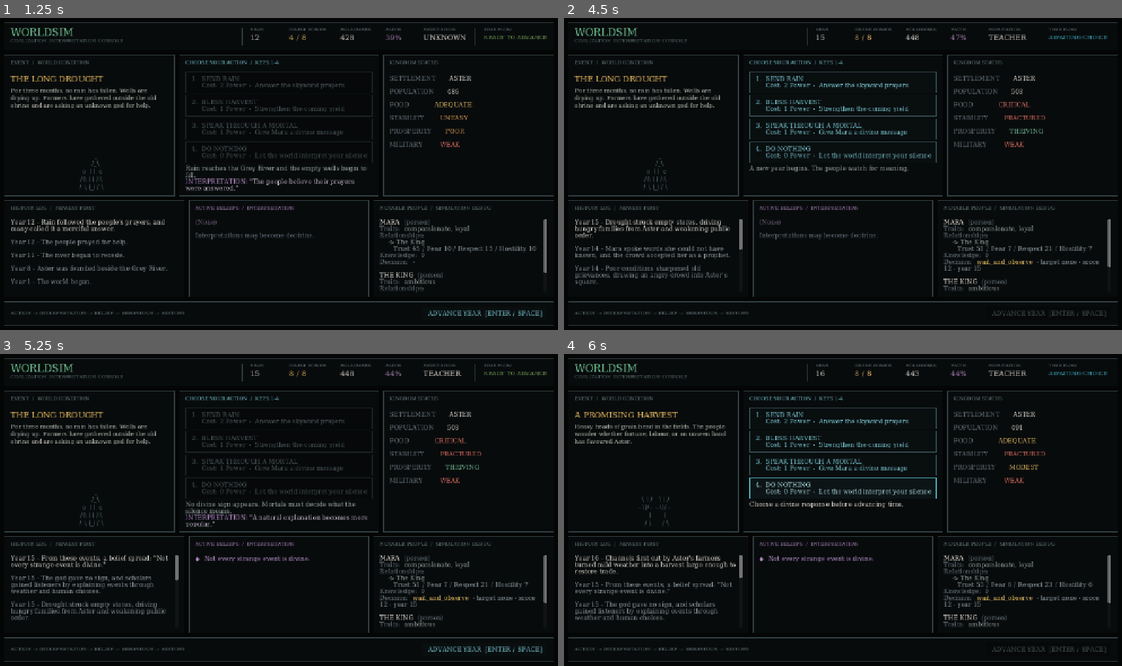
Above: before the commit, frames 1-4 (two rows, left to right).
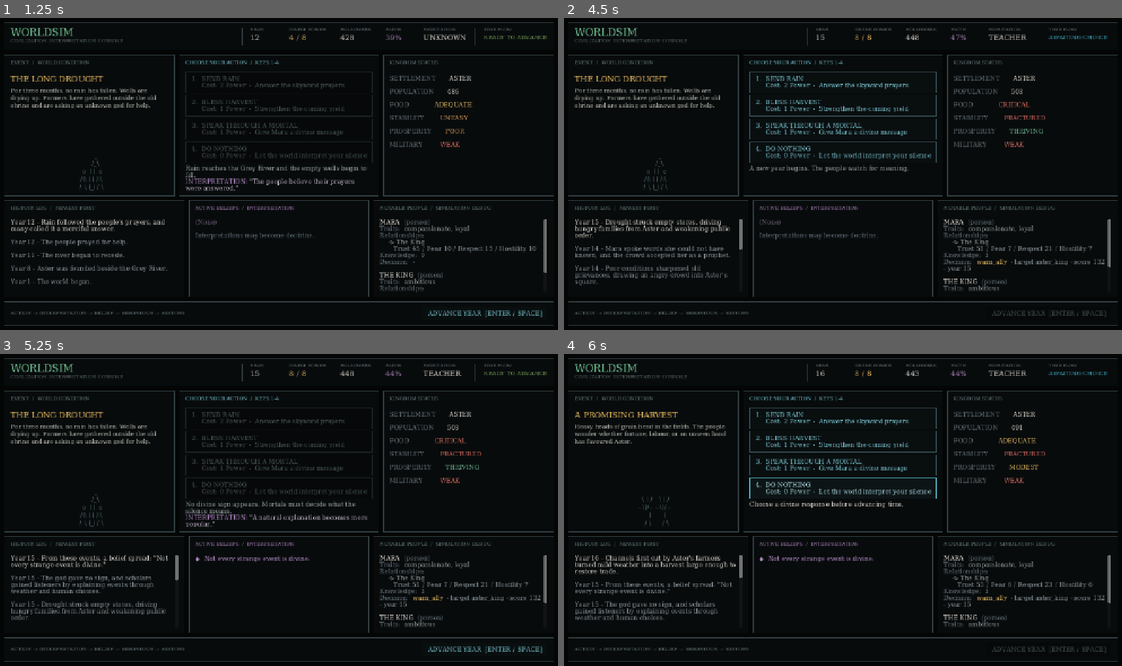
Above: after the commit, the same moments.

Repository: kangyl1/worldsim
Game: Godot game, scene res://Main.tscn
Same seed, same stepped clock (60 frames per second), same inputs: the game is played once before the commit and once after it.
Inputs:
- Up to frame 1 (1.25 s): click "1. SEND RAIN Cost: 2 Power · …" at 0.5 s
- Up to frame 2 (4.5 s): click "ADVANCE YEAR [ENTER / SPACE]" at 1.25 s; click "2. BLESS HARVEST Cost: 1 Powe…" at 2 s; click "ADVANCE YEAR [ENTER / SPACE]" at 2.75 s; click "3. SPEAK THROUGH A MORTAL Cos…" at 3.5 s; click "ADVANCE YEAR [ENTER / SPACE]" at 4.25 s
- Up to frame 3 (5.25 s): click "4. DO NOTHING Cost: 0 Power ·…" at 5 s
- Up to frame 4 (6 s): tap Enter at 5.75, 5.85 s

Frame 1 is identical in both runs. In frame 2, 0.3% of the frame differs, in the area x 68-97%, y 75-82%; in frame 3, 0.3%; in frame 4, 0.3%.

Commit message:
Add knowledge generation from existing events
Let the three existing events teach notable entities one canonical fact
each, closing the upstream gap that left the world with no knowledge and
therefore no decisions beyond the fallback.

  drought       -> aster_food_shortage  (topic food_shortage)
  unrest        -> aster_unrest         (topic danger_unrest)
  good_harvest  -> aster_surplus        (topic surplus)

Generation is outcome-aware: conditions are read from world state after
the event handler and clamping have run, so an event the world absorbed
teaches nothing. A drought the wells covered, or unrest the council
settled, creates no belief.

Every notable entity witnesses these public events directly at confidence
90 through learn_direct_knowledge(), which already upserts by stable id.
Repeat observations therefore refresh the same record, preserving the
original year_learned while renewing confidence and freshness, instead of
accumulating duplicates. Nothing rewrites or deletes a stale belief;
existing aging handles that.

Facts flow through the already-built pipeline unchanged: they spread as
rumors at degraded confidence and make warn_ally and send_aid eligible.
No decisions, relationships, or statistics are touched here.

Adds a deterministic suite covering generation, recipients, confidence,
absorbed events, refresh-not-duplicate, rumor spread, decision
eligibility, and a 16-year loop that seeds itself with no hand-placed
knowledge. The suite counts completed tests, because a failed Godot
assert aborts only its own function and would otherwise still report a
pass.

Co-Authored-By: Claude Opus 5 <noreply@anthropic.com>

Diff:
--- a/scripts/world_sim.gd
+++ b/scripts/world_sim.gd
@@ -80,6 +80,43 @@
 		"title": "VOICES IN THE SQUARE",
 		"description": "Empty cupboards have sharpened old grudges. A crowd gathers before the storehouse. Some demand justice; others demand a sign.",
 		"ascii": "  o  o  o  o\n /|\\/|\\/|\\/|\\\n / \\/ \\/ \\/ \\"
+	}
+}
+
+# Canonical facts that existing events can make publicly observable. Conditions
+# are checked against world state AFTER the event handler and clamping have run,
+# so an event the world absorbed teaches nothing. Every notable entity witnesses
+# these directly; nothing here creates decisions, relationships, or statistics.
+const EVENT_KNOWLEDGE := {
+	"drought": {
+		"id": "aster_food_shortage",
+		"subject_id": "aster",
+		"topic": "food_shortage",
+		"claim": "Aster does not have enough food",
+		"confidence": 90,
+		"truth_state": "true",
+		"fresh_for_years": 3,
+		"conditions": [{"field": "food_level", "op": "lte", "value": 1}]
+	},
+	"unrest": {
+		"id": "aster_unrest",
+		"subject_id": "aster",
+		"topic": "danger_unrest",
+		"claim": "Order is breaking down in Aster",
+		"confidence": 90,
+		"truth_state": "true",
+		"fresh_for_years": 3,
+		"conditions": [{"field": "stability_level", "op": "lte", "value": 0}]
+	},
+	"good_harvest": {
+		"id": "aster_surplus",
+		"subject_id": "aster",
+		"topic": "surplus",
+		"claim": "Aster's stores are full again",
+		"confidence": 90,
+		"truth_state": "true",
+		"fresh_for_years": 3,
+		"conditions": [{"field": "food_level", "op": "gte", "value": 2}]
 	}
 }
 
@@ -170,6 +207,7 @@
 	state.last_interpretation = ""
 	state.last_interpretation_id = ""
 	state.clamp_values()
+	state.last_event_knowledge = tick_event_knowledge()
 	state_changed.emit()
 	return {"ok": true, "message": state.last_result}
 
@@ -295,6 +333,96 @@
 	return made
 
 
+func tick_event_knowledge() -> Array[Dictionary]:
+	# Turns the current event into one canonical fact, learned directly by every
+	# notable entity. Repeat observations refresh the same stable knowledge id.
+	var learned: Array[Dictionary] = []
+	var template: Dictionary = EVENT_KNOWLEDGE.get(state.current_event_id, {})
+	if template.is_empty():
+		return learned
+	for condition: Dictionary in template.get("conditions", []):
+		if not _event_condition_met(condition):
+			return learned
+	var knowledge_id := str(template["id"])
+	var fact := {
+		"id": knowledge_id,
+		"subject_id": str(template["subject_id"]),
+		"topic": str(template["topic"]),
+		"claim": str(template["claim"]),
+		"confidence": int(template["confidence"]),
+		"truth_state": str(template["truth_state"]),
+		"objective_truth_state": str(template["truth_state"]),
+		"fresh_for_years": int(template["fresh_for_years"])
+	}
+	var entity_ids: Array = state.notable_entities.keys()
+	entity_ids.sort()
+	for entity_id_value in entity_ids:
+		var entity_id := str(entity_id_value)
+		var refreshed := state.has_knowledge(entity_id, knowledge_id)
+		var record := state.learn_direct_knowledge(entity_id, fact)
+		if record.is_empty():
+			continue
+		learned.append({
+			"entity_id": entity_id,
+			"knowledge_id": knowledge_id,
+			"event_id": state.current_event_id,
+			"topic": str(record["topic"]),
+			"confidence": int(record["confidence"]),
+			"year": state.year,
+			"refreshed": refreshed
+		})
+	_log_event_knowledge(learned)
+	return learned
+
+
+func _event_condition_met(condition: Dictionary) -> bool:
+	var left := _event_state_value(str(condition["field"]))
+	var right := int(condition["value"])
+	match str(condition["op"]):
+		"gte":
+			return left >= right
+		"lte":
+			return left <= right
+		"eq":
+			return left == right
+	return false
+
+
+func _event_state_value(field: String) -> int:
+	match field:
+		"food_level":
+			return state.food_level
+		"stability_level":
+			return state.stability_level
+		"prosperity_level":
+			return state.prosperity_level
+		"military_level":
+			return state.military_level
+		"faith":
+			return state.faith
+		"population":
+			return state.population
+	return 0
+
+
+func _log_event_knowledge(learned: Array[Dictionary]) -> void:
+	if not debug_logging_enabled or learned.is_empty():
+		return
+	var first: Dictionary = learned[0]
+	var names: Array[String] = []
+	for entry: Dictionary in learned:
+		names.append(str(entry["entity_id"]))
+	print("[Worldsim][Year %d][Event Knowledge] event=%s fact=%s topic=%s confidence=%d %s=%s" % [
+		state.year,
+		str(first["event_id"]),
+		str(first["knowledge_id"]),
+		str(first["topic"]),
+		int(first["confidence"]),
+		"refreshed_for" if bool(first["refreshed"]) else "learned_by",
+		", ".join(names)
+	])
+
+
 func evaluate_decisions(actor_id: String) -> Array[Dictionary]:
 	return decision_rules.evaluate_decisions(state, actor_id)
 
--- a/scripts/world_state.gd
+++ b/scripts/world_state.gd
@@ -94,6 +94,7 @@
 var last_relationship_changes: Array[Dictionary] = []
 var last_knowledge_shares: Array[Dictionary] = []
 var knowledge_events: Array[Dictionary] = []
+var last_event_knowledge: Array[Dictionary] = []
 var last_decisions: Array[Dictionary] = []
 var decisions: Array[Dictionary] = []
 var decision_archive: Array[Dictionary] = []
--- /dev/null
+++ b/tests/event_knowledge_test.gd
@@ -0,0 +1,200 @@
+extends SceneTree
+
+const WorldSimulationScript = preload("res://scripts/world_sim.gd")
+
+const DIRECT_CONFIDENCE := 90
+const EXPECTED_TESTS := 8
+
+var completed := 0
+
+
+func _init() -> void:
+	_test_drought_generates_fact()
+	_test_absorbed_event_teaches_nothing()
+	_test_repeat_refreshes_same_record()
+	_test_generated_fact_spreads_as_rumor()
+	_test_unrest_unlocks_warn_ally()
+	_test_shortage_unlocks_send_aid()
+	_test_surplus_requires_real_surplus()
+	_test_end_to_end_event_to_decision()
+	if completed != EXPECTED_TESTS:
+		push_error("Event knowledge suite incomplete: %d of %d tests finished." % [
+			completed, EXPECTED_TESTS
+		])
+		print("EVENT KNOWLEDGE TEST FAILED: %d of %d tests finished." % [completed, EXPECTED_TESTS])
+		quit(1)
+		return
+	print("EVENT KNOWLEDGE TEST PASSED: events teach, repeats refresh, beliefs reach decisions.")
+	quit(0)
+
+
+func _test_drought_generates_fact() -> void:
+	var simulation = _new_simulation()
+	simulation.state.food_level = 0
+	simulation.state.current_event_id = "drought"
+
+	var learned: Array[Dictionary] = simulation.tick_event_knowledge()
+	assert(learned.size() == 2, "every notable entity should witness a public event")
+	for entity_id in ["aster_king", "mara"]:
+		var record: Dictionary = simulation.state.get_knowledge(str(entity_id), "aster_food_shortage")
+		assert(not record.is_empty(), "%s should have learned the shortage" % entity_id)
+		assert(int(record["confidence"]) == DIRECT_CONFIDENCE)
+		assert(str(record["subject_id"]) == "aster")
+		assert(str(record["topic"]) == "food_shortage")
+		assert(str(record["source_type"]) == "direct")
+		assert(str(record["source_id"]) == str(entity_id), "a witness is its own source")
+		assert(int(record["transmission_count"]) == 0)
+		assert(str(record["objective_truth_state"]) == "true")
+		assert(not bool(record["is_outdated"]))
+	print("  DROUGHT: both witnesses learned aster_food_shortage at %d." % DIRECT_CONFIDENCE)
+	completed += 1
+
+
+func _test_absorbed_event_teaches_nothing() -> void:
+	# A drought the wells absorbed leaves food intact, so there is nothing to learn.
+	var simulation = _new_simulation()
+	simulation.state.food_level = 3
+	simulation.state.current_event_id = "drought"
+	assert(simulation.tick_event_knowledge().is_empty())
+	assert(simulation.state.get_all_knowledge("mara").is_empty())
+
+	# Unrest settled by the council leaves stability standing.
+	simulation.state.stability_level = 2
+	simulation.state.current_event_id = "unrest"
+	assert(simulation.tick_event_knowledge().is_empty())
+	assert(simulation.state.get_all_knowledge("mara").is_empty())
+	print("  ABSORBED: an event the world withstood generates no belief.")
+	completed += 1
+
+
+func _test_repeat_refreshes_same_record() -> void:
+	var simulation = _new_simulation()
+	simulation.state.food_level = 0
+	simulation.state.current_event_id = "drought"
+
+	var first: Array[Dictionary] = simulation.tick_event_knowledge()
+	assert(not bool(first[0]["refreshed"]))
+	var learned_year: int = int(simulation.state.get_knowledge("mara", "aster_food_shortage")["year_learned"])
+
+	# Age the belief past its freshness window, then witness the shortage again.
+	simulation.state.year += 4
+	simulation.state.age_knowledge()
+	var stale: Dictionary = simulation.state.get_knowledge("mara", "aster_food_shortage")
+	assert(int(stale["confidence"]) < DIRECT_CONFIDENCE, "the belief should have decayed first")
+
+	var second: Array[Dictionary] = simulation.tick_event_knowledge()
+	assert(bool(second[0]["refreshed"]), "a repeat must refresh rather than announce a new fact")
+	assert(simulation.state.get_all_knowledge("mara").size() == 1, "no duplicate record may appear")
+	var refreshed: Dictionary = simulation.state.get_knowledge("mara", "aster_food_shortage")
+	assert(str(refreshed["id"]) == "aster_food_shortage", "the stable id must be reused")
+	assert(int(refreshed["year_learned"]) == learned_year, "first learning year must survive")
+	assert(int(refreshed["last_updated_year"]) == simulation.state.year)
+	assert(int(refreshed["confidence"]) == DIRECT_CONFIDENCE)
+	assert(not bool(refreshed["is_outdated"]))
+	print("  REPEAT: same id refreshed to %d, learned year %d preserved." % [
+		int(refreshed["confidence"]), learned_year
+	])
+	completed += 1
+
+
+func _test_generated_fact_spreads_as_rumor() -> void:
+	var simulation = _new_simulation()
+	simulation.state.food_level = 0
+	simulation.state.current_event_id = "drought"
+	simulation.tick_event_knowledge()
+
+	# A newcomer who never witnessed the drought can only hear about it.
+	assert(simulation.state.add_notable_entity("grey_merchant", "The Grey Merchant", "person", []))
+	assert(simulation.state.set_relationship("mara", "grey_merchant", {
+		"trust": 80,
+		"fear": 0,
+		"respect": 40,
+		"hostility": 0
+	}))
+	assert(not simulation.state.has_knowledge("grey_merchant", "aster_food_shortage"))
+
+	var result: Dictionary = simulation.share_knowledge("mara", "grey_merchant", "aster_food_shortage")
+	assert(bool(result["allowed"]), "the existing rumor system should carry a generated fact")
+	var received: Dictionary = simulation.state.get_knowledge("grey_merchant", "aster_food_shortage")
+	assert(int(received["confidence"]) < DIRECT_CONFIDENCE, "hearsay must cost confidence")
+	assert(str(received["source_type"]) == "rumor")
+	assert(str(received["source_id"]) == "mara")
+	assert(int(received["transmission_count"]) == 1)
+	print("  RUMOR: generated fact travelled Mara %d -> Merchant %d." % [
+		DIRECT_CONFIDENCE, int(received["confidence"])
+	])
+	completed += 1
+
+
+func _test_unrest_unlocks_warn_ally() -> void:
+	var simulation = _new_simulation()
+	simulation.state.stability_level = 0
+	simulation.state.current_event_id = "unrest"
+	assert(simulation.choose_decision("mara")["decision_type"] == "wait_and_observe",
+		"nothing is known before the event")
+
+	simulation.tick_event_knowledge()
+	var decision: Dictionary = simulation.choose_decision("mara")
+	assert(decision["decision_type"] == "warn_ally", "a loyal witness should warn her ally")
+	assert(str(decision["target_id"]) == "aster_king")
+	assert(str(decision["knowledge_used"][0]["knowledge_id"]) == "aster_unrest")
+	print("  UNREST: Mara moves from wait_and_observe to warn_ally at score %d." % int(decision["score"]))
+	completed += 1
+
+
+func _test_shortage_unlocks_send_aid() -> void:
+	var simulation = _new_simulation()
+	simulation.state.food_level = 0
+	simulation.state.current_event_id = "drought"
+	simulation.tick_event_knowledge()
+
+	var decision: Dictionary = simulation.choose_decision("mara")
+	assert(decision["decision_type"] == "send_aid")
+	assert(str(decision["target_id"]) == "aster")
+	assert(str(decision["knowledge_used"][0]["knowledge_id"]) == "aster_food_shortage")
+	print("  SHORTAGE: Mara intends send_aid toward aster at score %d." % int(decision["score"]))
+	completed += 1
+
+
+func _test_surplus_requires_real_surplus() -> void:
+	var simulation = _new_simulation()
+	simulation.state.food_level = 1
+	simulation.state.current_event_id = "good_harvest"
+	assert(simulation.tick_event_knowledge().is_empty(), "a thin harvest is not a surplus")
+
+	simulation.state.food_level = 2
+	var learned: Array[Dictionary] = simulation.tick_event_knowledge()
+	assert(learned.size() == 2)
+	var record: Dictionary = simulation.state.get_knowledge("aster_king", "aster_surplus")
+	assert(str(record["topic"]) == "surplus")
+	assert(int(record["confidence"]) == DIRECT_CONFIDENCE)
+	print("  SURPLUS: recorded only once stores actually recovered.")
+	completed += 1
+
+
+func _test_end_to_end_event_to_decision() -> void:
+	# The full loop with no hand-placed knowledge: events must seed everything.
+	var simulation = _new_simulation()
+	var actions := ["send_rain", "bless_harvest", "speak_mortal", "do_nothing"]
+	var facts_generated := 0
+	var real_decisions: Array[String] = []
+	for turn in 16:
+		simulation.resolve_action(actions[turn % actions.size()])
+		simulation.advance_year()
+		facts_generated += simulation.state.last_event_knowledge.size()
+		for decision: Dictionary in simulation.state.last_decisions:
+			if str(decision["decision_type"]) != "wait_and_observe":
+				real_decisions.append("%s:%s" % [decision["actor_id"], decision["decision_type"]])
+	assert(facts_generated > 0, "the running world must generate knowledge on its own")
+	assert(not real_decisions.is_empty(), "generated knowledge must reach a real decision")
+	assert(simulation.state.get_all_knowledge("mara").size() > 0)
+	print("  END TO END: %d facts generated, %d non-fallback decisions (%s)." % [
+		facts_generated, real_decisions.size(), ", ".join(real_decisions.slice(0, 3))
+	])
+	completed += 1
+
+
+func _new_simulation():
+	var simulation = WorldSimulationScript.new()
+	simulation.debug_logging_enabled = false
+	return simulation
Not shown, added: tests/event_knowledge_test.gd.uid
